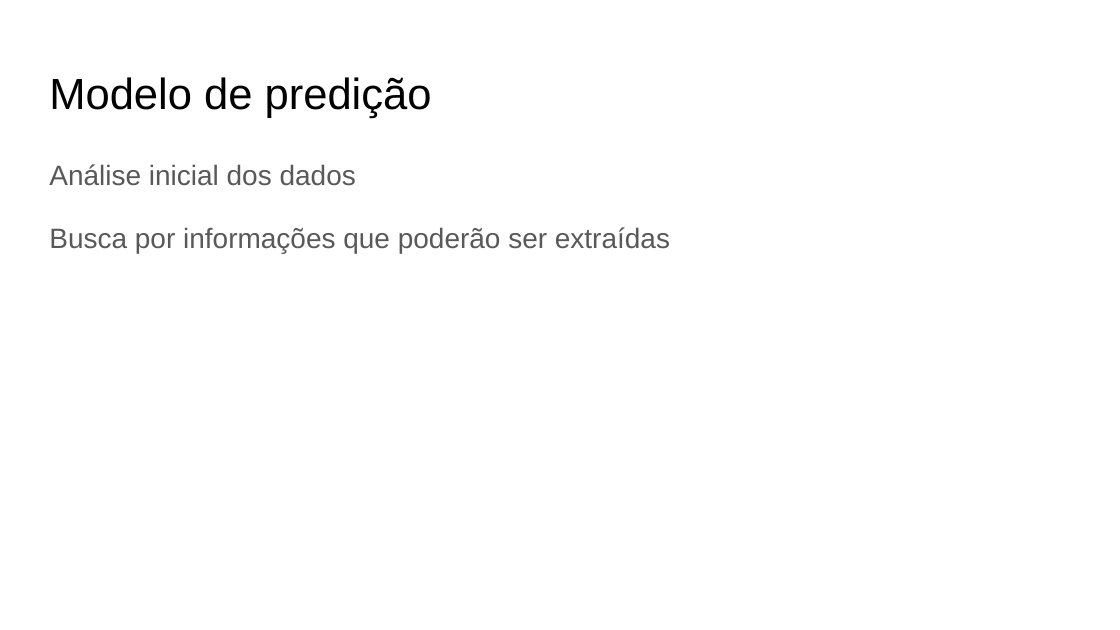
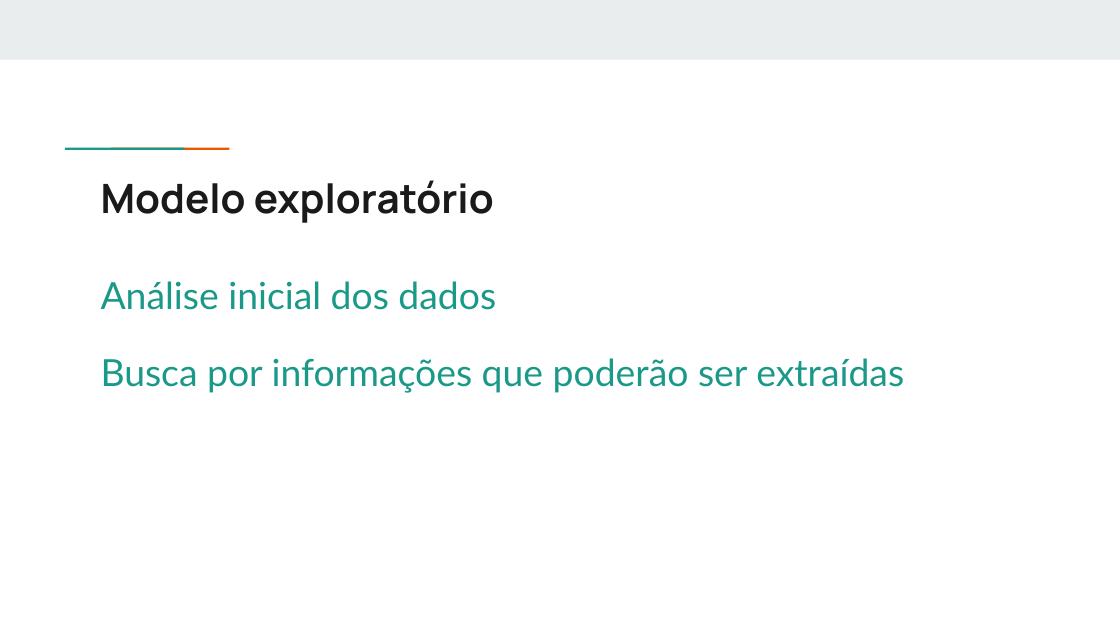
Before and after one commit to if1015-datascience-ufpe/2018-1-ex2-amnv, a slide deck: slide 11 of Slides Exercício 2 Ciência de dados.pptx (slide 13 before the commit). Drawn at 1120x630 pixels with LibreOffice and Linux fonts; fonts in the diff are those of the drawing. Boxes give left, top, right and bottom in pixels: in the first picture for what was removed or moved away, otherwise in the second. Text is boxed around its words. In the diff, an @@ line names an element or a change of style, - is before the commit and + after.

Commit message:
Atualização do layout dos slides

```diff
--- a/Slides Exercício 2 Ciência de dados.pptx
+++ b/Slides Exercício 2 Ciência de dados.pptx
@@ rectangle added at [0, 0, 1120, 59], fill #E9EDEE @@
@@ title removed at [49, 77, 432, 118] @@
-Modelo de predição
@@ rectangle added at [102, 146, 148, 151], fill #1A9988 @@
@@ rectangle added at [147, 146, 193, 151], fill #EB5600 @@
@@ title added at [101, 180, 494, 223], 26 pt, text #1A1A1A, bold @@
+Modelo exploratório
@@ text "Análise inicial dos dados": place and size @@
-text "Análise inicial dos dados" at [49, 164, 670, 254]
+text "Análise inicial dos dados" at [101, 281, 904, 393]
@@ text "Análise inicial dos dados" at [101, 281, 904, 393]: size 18 to 24 pt, font Arial to Lato, text colour #595959 to #1A9988 @@
```
Also in this commit, not shown: 14 other slides changed, 1 other file.
